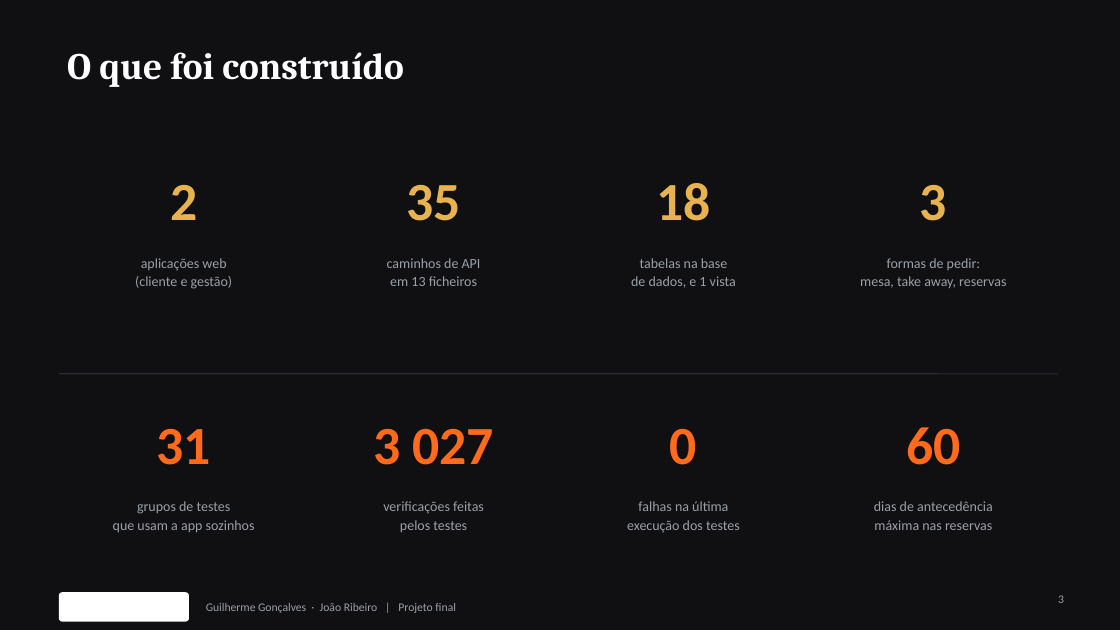
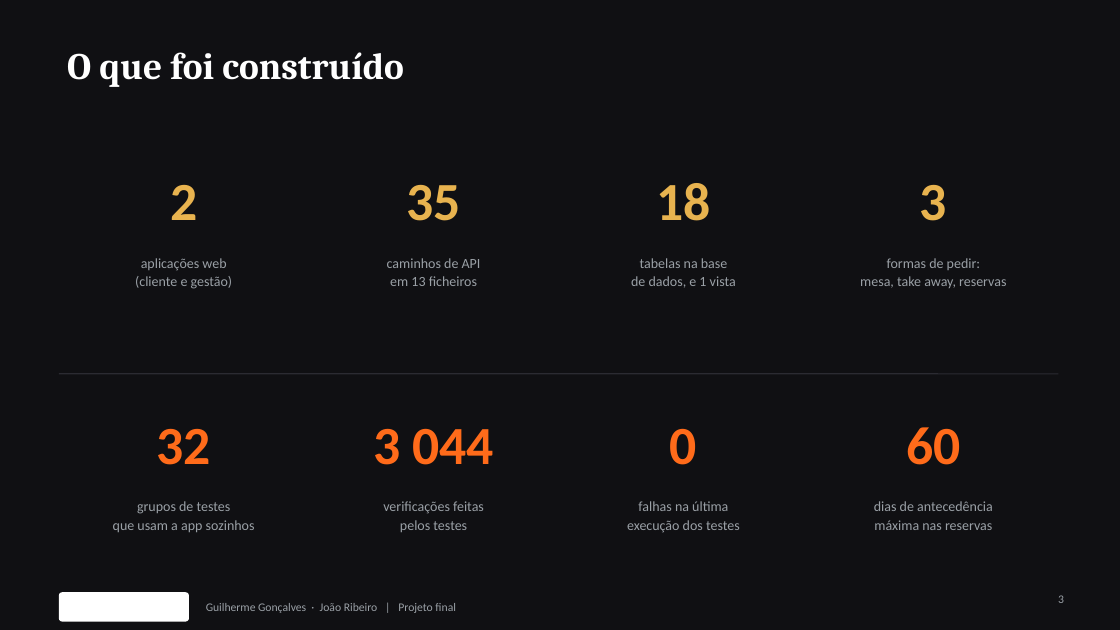
Before and after one commit to Azulindo/Projeto-Final, a slide deck: slide 3 of docs/apresentacao.pptx. Drawn at 1120x630 pixels with LibreOffice and Linux fonts; fonts in the diff are those of the drawing; background and template pictures are left out. Boxes give left, top, right and bottom in pixels: in the first picture for what was removed or moved away, otherwise in the second. Text is boxed around its words. In the diff, an @@ line names an element or a change of style, - is before the commit and + after.

```diff
--- a/docs/apresentacao.pptx
+++ b/docs/apresentacao.pptx
@@ text at (157,429,211,465): text changed @@
-31
+32
@@ text at (373,428,494,465): text changed @@
-3 027
+3 044
```
Also in this commit, not shown: 1 other slide changed, 14 other files.
